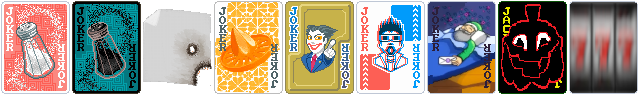
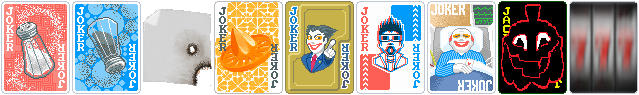
Comparing the layer stacks of the two 639x95 images. Changes:
added layer "Pasted Layer #10" above "Pasted Layer #9" over (x1=428, y1=2, x2=495, y2=93)
added layer "Pasted Layer #9" above "Pasted Layer #7" over (x1=72, y1=1, x2=141, y2=94)
